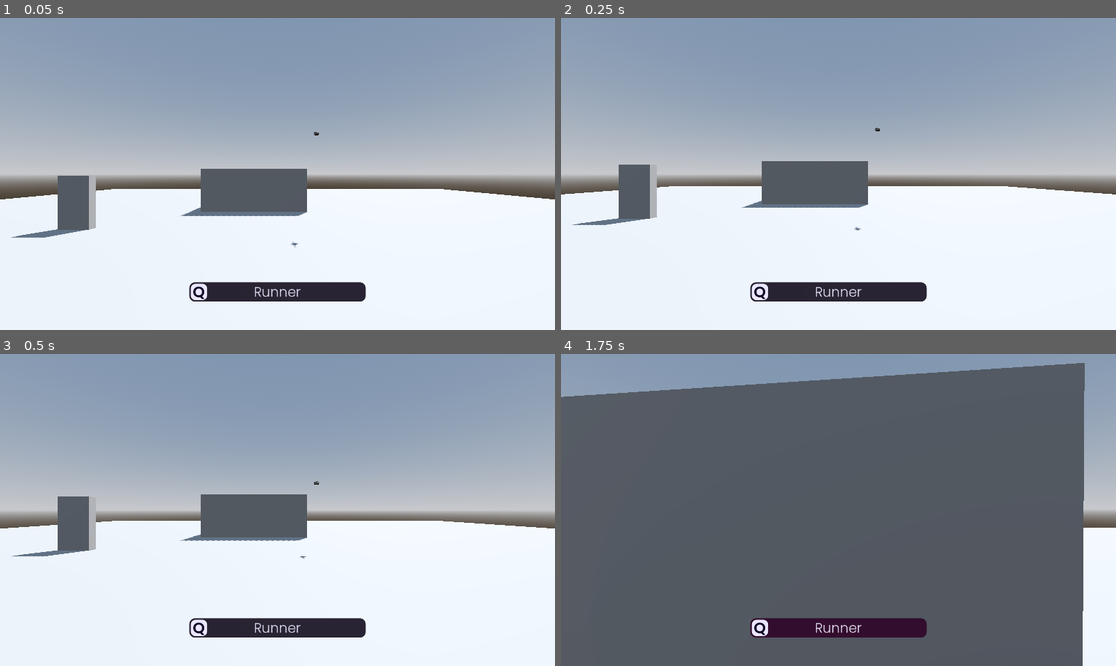
Above: before the commit, frames 1-4 (two rows, left to right).
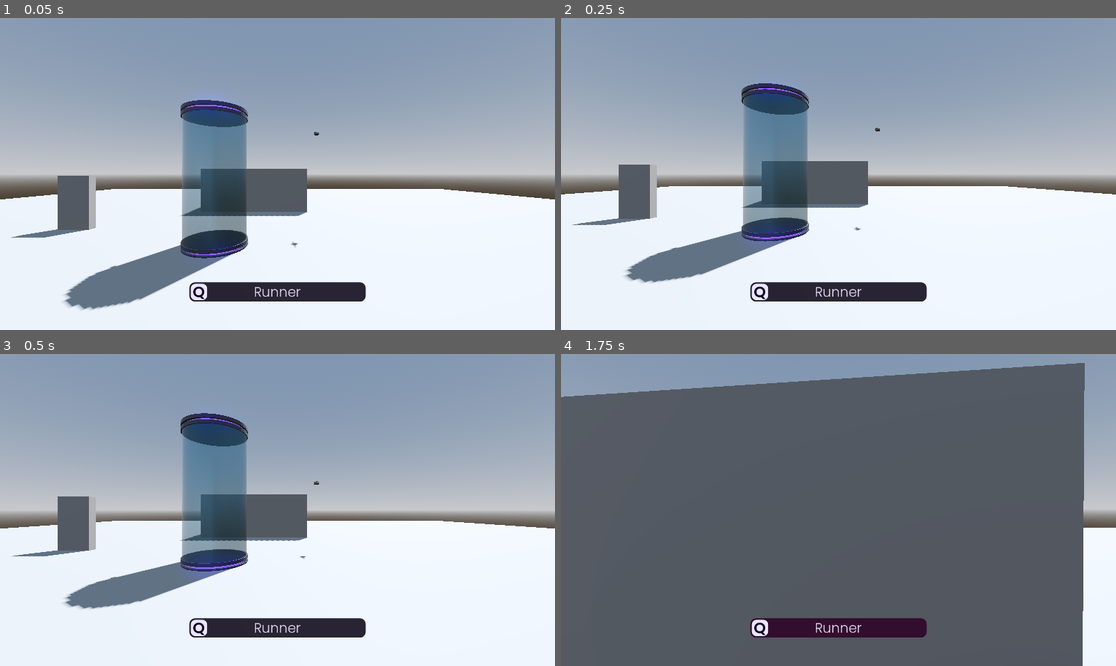
Above: after the commit, the same moments.

Repository: CrispyMD/Escape-The-Establishment
Game: Godot game, scene res://scenes/main_level.tscn
Same seed, same stepped clock (60 frames per second), same inputs: the game is played once before the commit and once after it.
Inputs (mouse positions are in pixels of both pictures, inside the frame that each line leads up to):
- Up to frame 1 (0.05 s): no input
- Up to frame 2 (0.25 s): no input
- Up to frame 3 (0.5 s): no input
- Up to frame 4 (1.75 s): move the mouse to (866, 510) at 0.52 s; hold W (forward) from 0.53 s (still down); tap Q (ability) at 0.6 s; tap Space (jump) at 0.77, 1.52 s; move the mouse to (810, 510) at 1.27 s; tap E (interact) at 1.35 s

The runs differ from the first frame. In frame 1, 8.4% of the frame differs, in the area x 11-45%, y 26-94%; in frame 2, 7.8%; in frame 3, 7.6%; in frame 4, nothing differs.

Commit message:
Added ice chamber to main scene

Diff:
--- a/Escape The Establishment/scenes/main_level.tscn
+++ b/Escape The Establishment/scenes/main_level.tscn
@@ -1,9 +1,10 @@
-[gd_scene load_steps=11 format=3 uid="uid://cat1tfhnntnv8"]
+[gd_scene load_steps=12 format=3 uid="uid://cat1tfhnntnv8"]
 
 [ext_resource type="PackedScene" uid="uid://bro1jq2gxhirb" path="res://scenes/computer.tscn" id="2_5x8c8"]
 [ext_resource type="PackedScene" uid="uid://c46lq417eb8j6" path="res://scenes/door.tscn" id="3_x7cd2"]
 [ext_resource type="PackedScene" uid="uid://bte1j3ynvf0re" path="res://scenes/character.tscn" id="3_ysn0m"]
 [ext_resource type="PackedScene" uid="uid://c1yc6wbx5nqpi" path="res://scenes/trap.tscn" id="4_3u16c"]
+[ext_resource type="PackedScene" uid="uid://t0ujnvi4s01a" path="res://assets/Ice chamber.glb" id="5_3v8w0"]
 
 [sub_resource type="ProceduralSkyMaterial" id="ProceduralSkyMaterial_6cubu"]
 sky_horizon_color = Color(0.64625, 0.65575, 0.67075, 1)
@@ -109,5 +110,8 @@
 [node name="Trap" parent="." instance=ExtResource("4_3u16c")]
 transform = Transform3D(1, 0, 0, 0, 1, 0, 0, 0, 1, 1.61012, 3.99341, -5.98318)
 
+[node name="Ice chamber" parent="." instance=ExtResource("5_3v8w0")]
+transform = Transform3D(1, 0, 0, 0, 1, 0, 0, 0, 1, -1.94352, 0.0933905, -4.02364)
+
 [connection signal="pressed" from="CanvasLayer/MainMenu/MarginContainer/VBoxContainer/Host" to="." method="_on_host_pressed"]
 [connection signal="pressed" from="CanvasLayer/MainMenu/MarginContainer/VBoxContainer/Join" to="." method="_on_join_pressed"]
Binary file added: Escape The Establishment/assets/Ice chamber.glb
Not shown, added: Escape The Establishment/assets/Ice chamber.glb.import
Binary file added: Escape The Establishment/assets/Ice chamber_Image_0.png
Not shown, added: Escape The Establishment/assets/Ice chamber_Image_0.png.import
Binary file added: Escape The Establishment/assets/Ice chamber_Image_1.png
Not shown, added: Escape The Establishment/assets/Ice chamber_Image_1.png.import
Binary file added: Escape The Establishment/assets/Ice chamber_Image_2.png
Not shown, added: Escape The Establishment/assets/Ice chamber_Image_2.png.import
